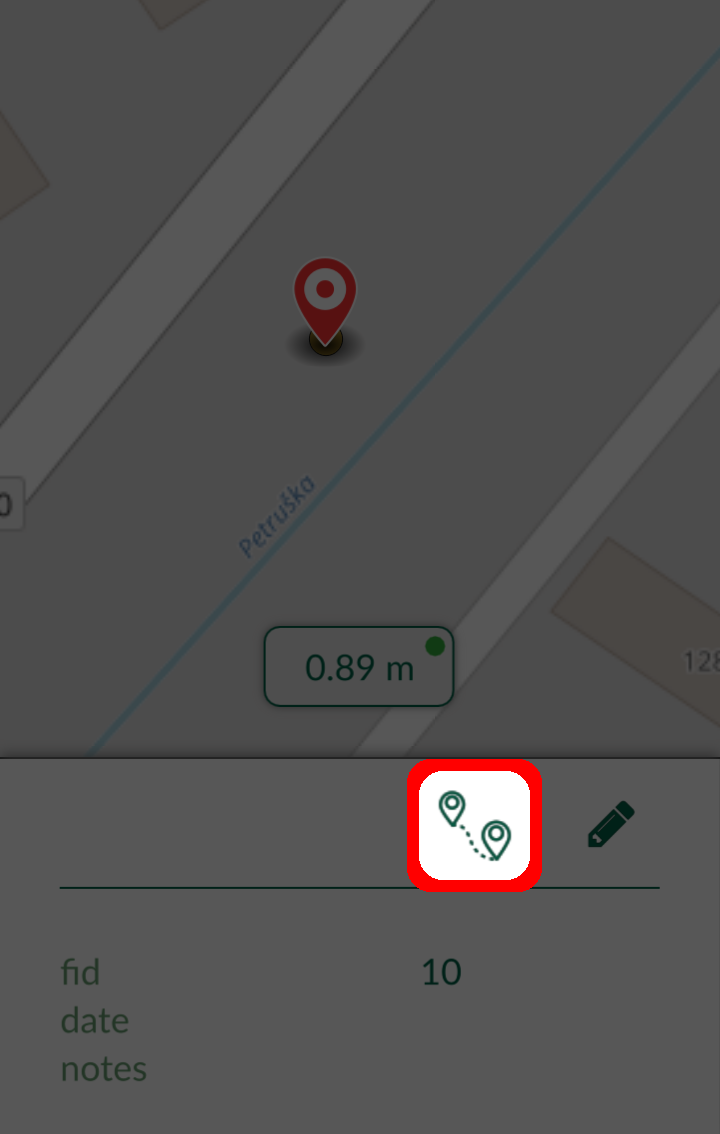
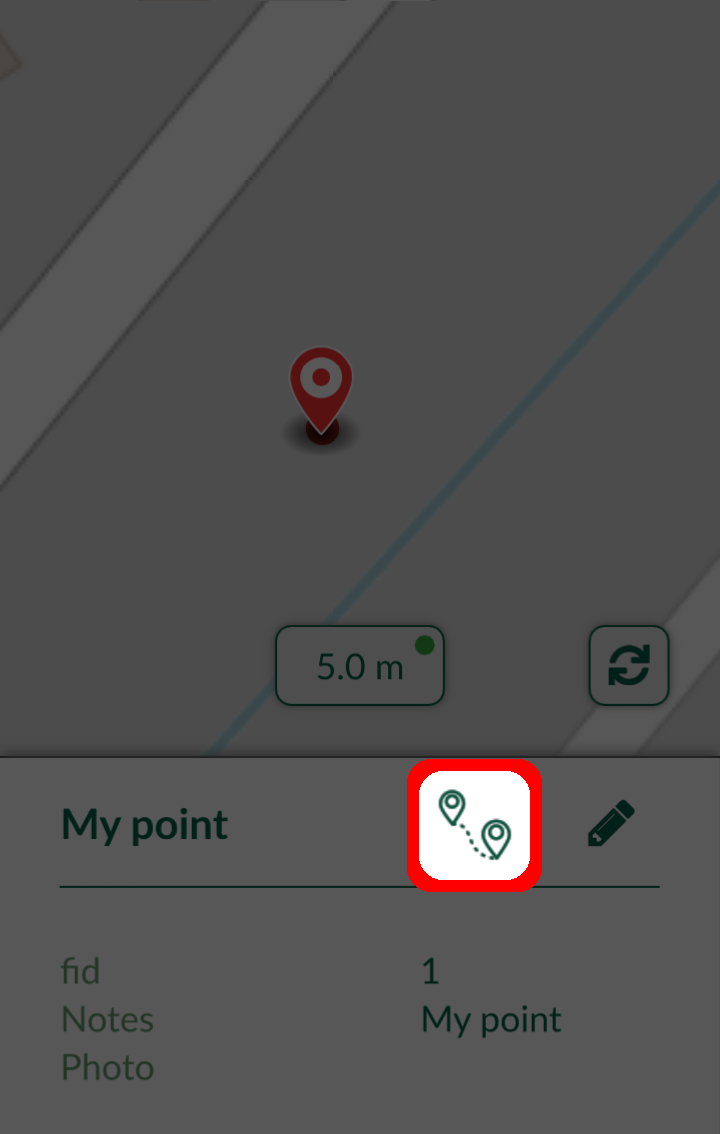
Layers edited between the first and the second w=720, h=1134 image:
painted on "stake-out.png" over 0, 1, 720, 1082
